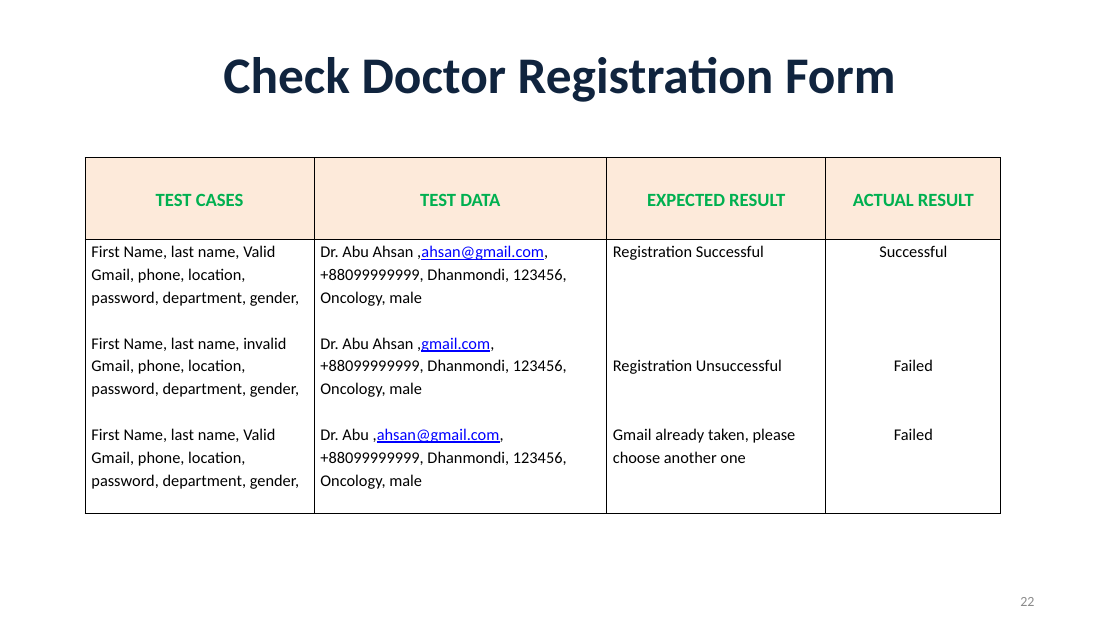
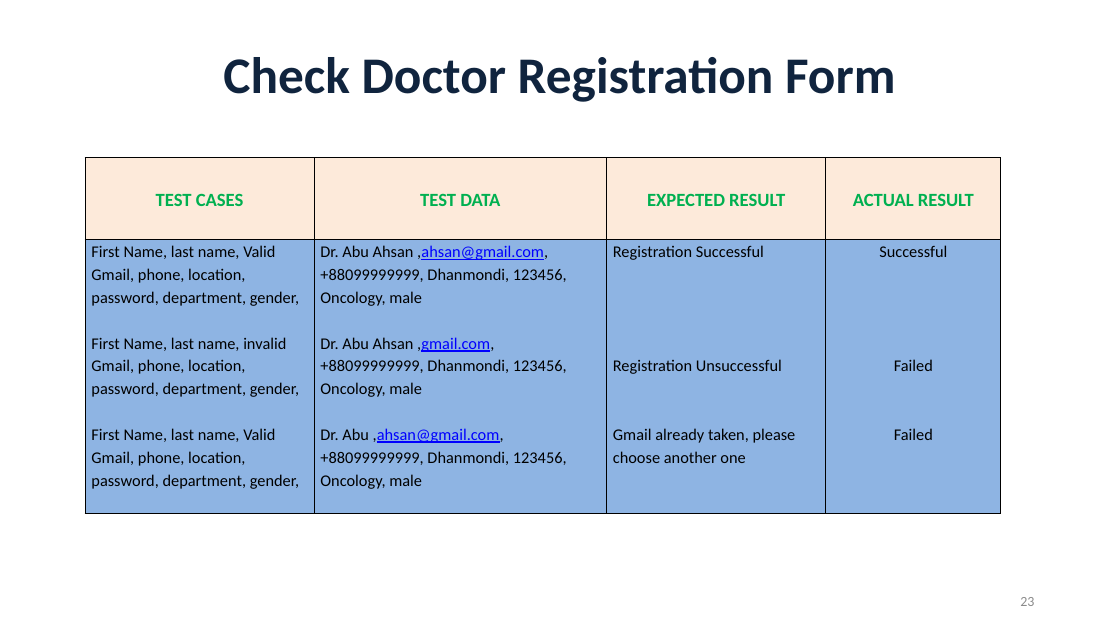
Before and after one commit to RezaulAlamOni/Project-Book-Appointment-Booking-, a slide deck: slide 23 of AppointmentSystem.pptx (slide 22 before the commit). Drawn at 1120x630 pixels with LibreOffice and Linux fonts; fonts in the diff are those of the drawing. Boxes give left, top, right and bottom in pixels: in the first picture for what was removed or moved away, otherwise in the second. Text is boxed around its words. In the diff, an @@ line names an element or a change of style, - is before the commit and + after.

Commit message:
final printed pdf cpy added and doctors database.sql added

```diff
--- a/AppointmentSystem.pptx
+++ b/AppointmentSystem.pptx
@@ table at (85,158,1001,510) @@
@@ fill none to #8EB4E3 in row 2 @@
```
Also in this commit, not shown: 10 other slides changed, 1 slide added, 6 other files.
